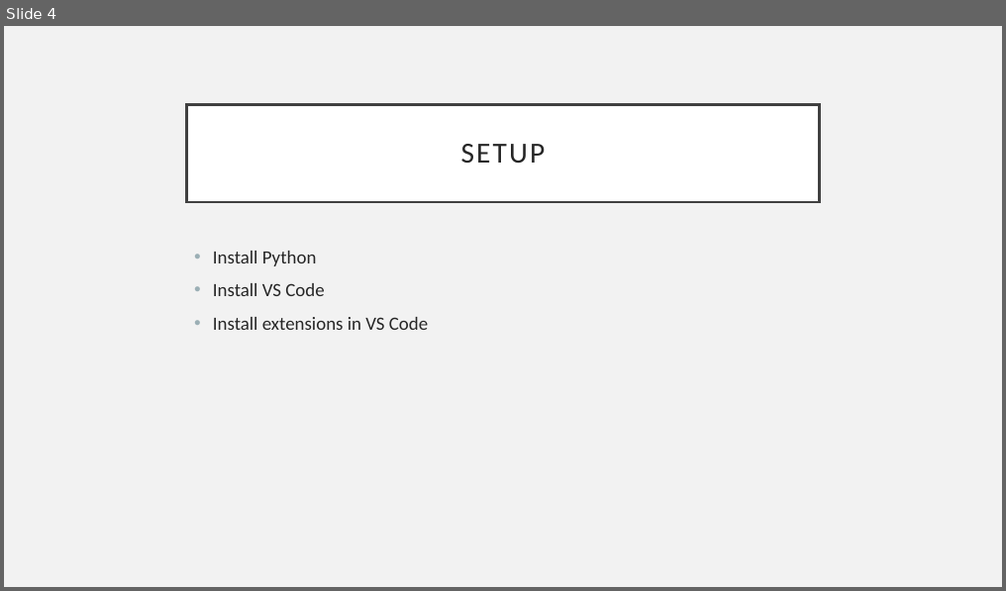
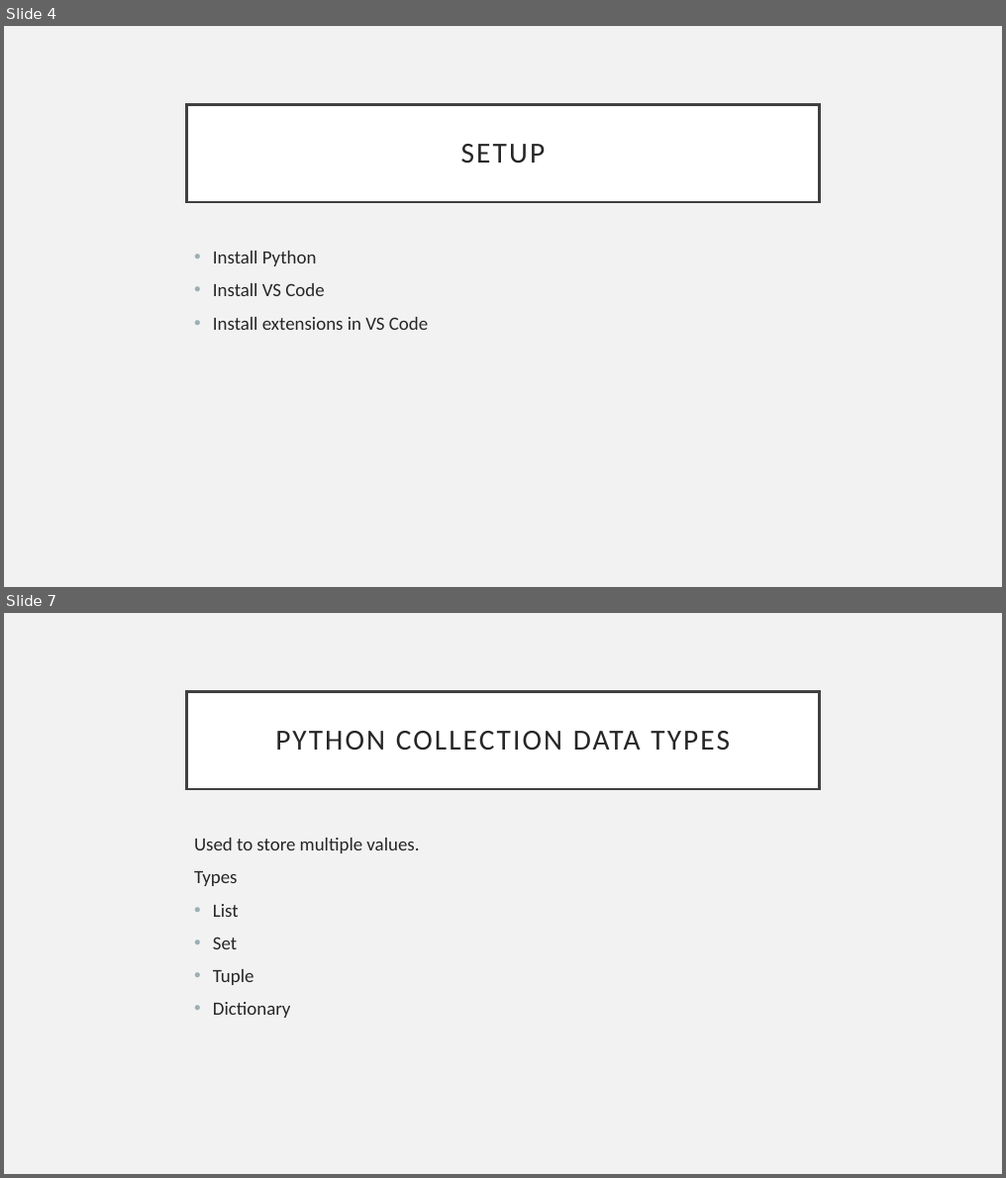
Before and after one commit to RavinaGaikawad/PythonProgrammingCourse, a slide deck: PythonCourse.pptx. Shown one above the other, each under a label of ours: slide 4 before the commit, slides 4 and 7 after it; the slides between them are not shown. The pictures are 1006x591 and 1006x1178 pixels, drawn with LibreOffice and Linux fonts; fonts in the diff are those of the drawing. Boxes give left, top, right and bottom in pixels: in the first picture for what was removed or moved away, otherwise in the second. Text is boxed around its words. In the diff, an @@ line names an element or a change of style, - is before the commit and + after.

```diff
--- a/PythonCourse.pptx
+++ b/PythonCourse.pptx
@@ slide 7 added at box(4, 613, 1002, 1174), background #F2F2F2 @@
@@ title added at box(187, 691, 819, 789), fill #FFFFFF, outline #404040 2.5 pt, 28 pt, text #262626 @@
+PYTHON COLLECTION DATA TYPES
@@ text added at box(194, 838, 419, 1018), 18 pt, text #262626 @@
+Used to store multiple values.
+Types
+• List
+• Set
+• Tuple
+• Dictionary
```
Also in this commit, not shown: 10 other slides added.
